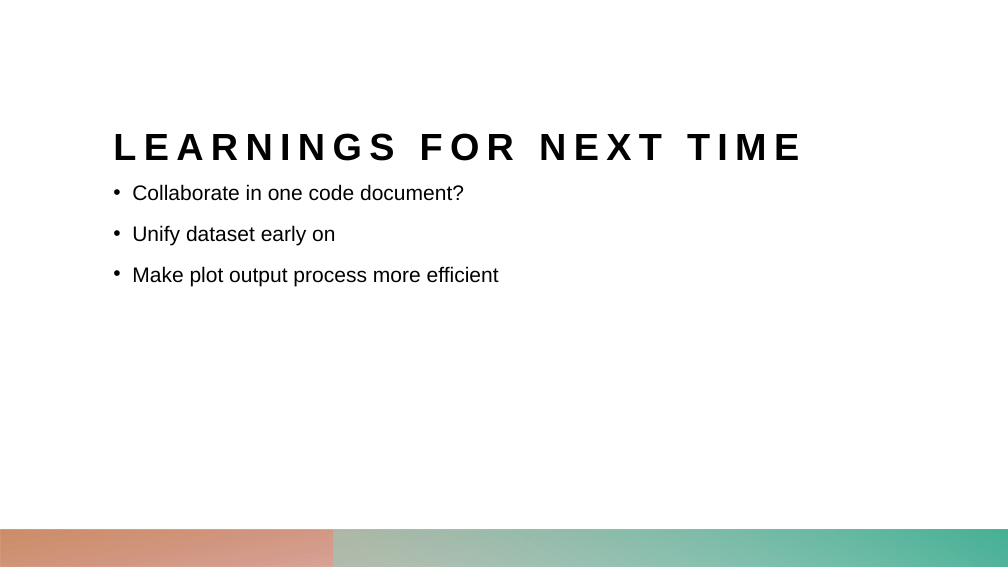
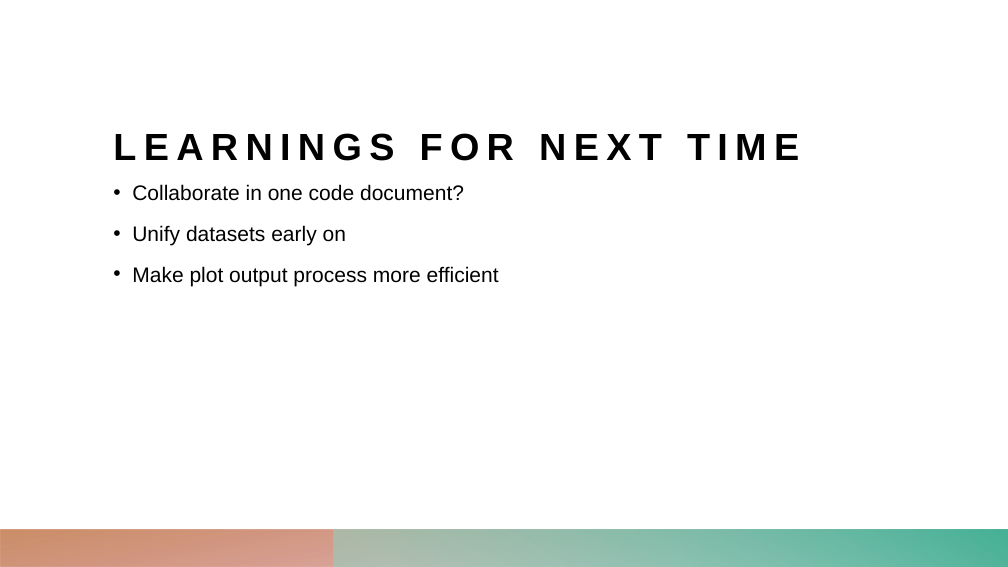
Before and after one commit to StefanMunnes/SICSS_2024, a slide deck: slide 8 of projects/abortion laws/Abortion.pptx. Drawn at 1008x567 pixels with LibreOffice and Linux fonts; fonts in the diff are those of the drawing. Boxes give left, top, right and bottom in pixels: in the first picture for what was removed or moved away, otherwise in the second. Text is boxed around its words. In the diff, an @@ line names an element or a change of style, - is before the commit and + after.

```diff
--- a/projects/abortion laws/Abortion.pptx
+++ b/projects/abortion laws/Abortion.pptx
@@ text at [132, 225, 346, 245]: text changed @@
-• Unify dataset early on
+• Unify datasets early on
```
Also in this commit, not shown: 1 other slide changed.
